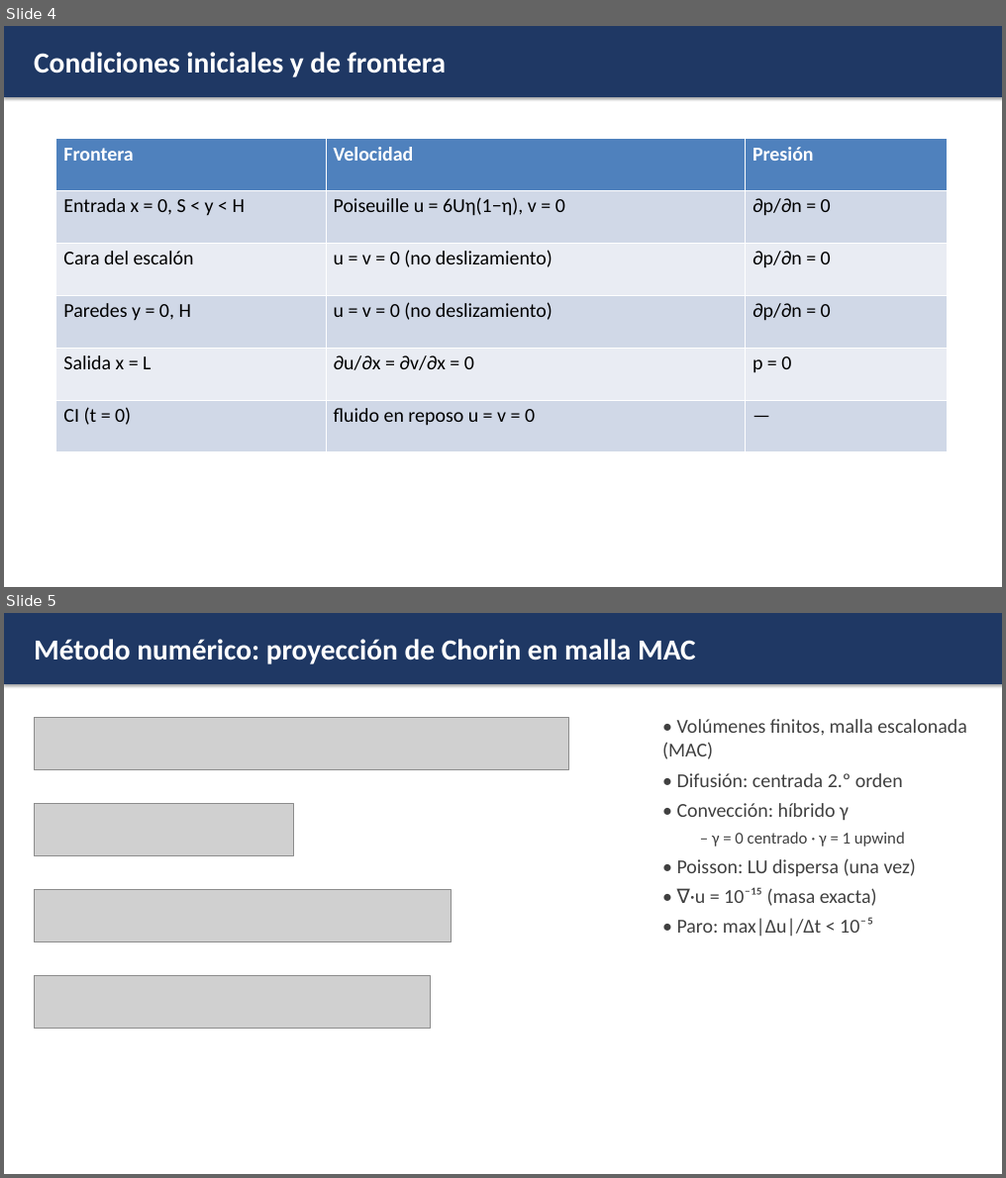
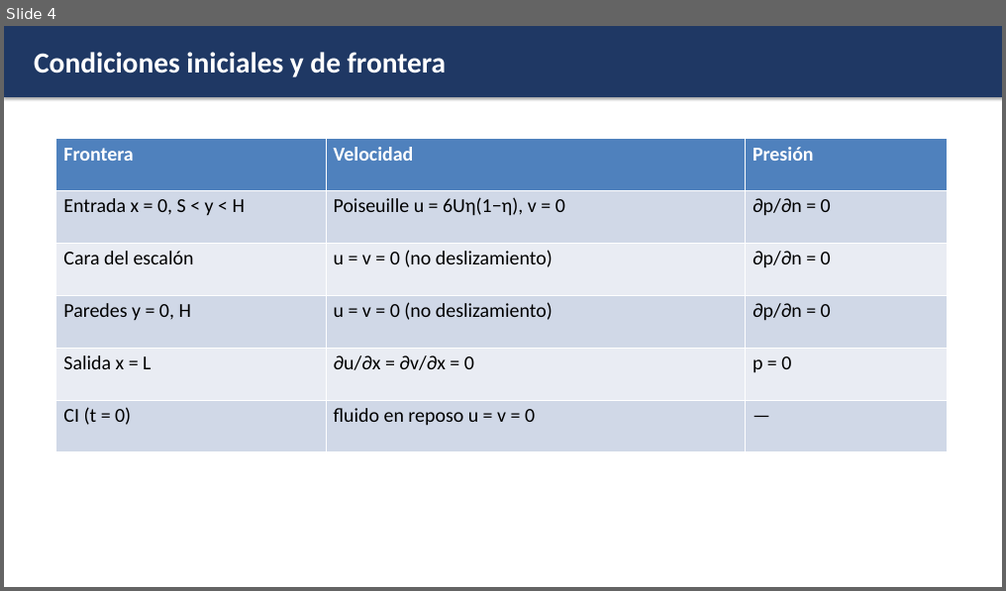
Before and after one commit to Ludwight/Ludwight, a slide deck: presentacion/presentacion.pptx. Shown one above the other, each under a label of ours: slides 4 and 5 before the commit, slide 4 after it. The pictures are 1006x1178 and 1006x591 pixels, drawn with LibreOffice and Linux fonts; fonts in the diff are those of the drawing; grey boxes stand for pictures. Boxes give left, top, right and bottom in pixels: in the first picture for what was removed or moved away, otherwise in the second. Text is boxed around its words. In the diff, an @@ line names an element or a change of style, - is before the commit and + after.

```diff
--- a/presentacion/presentacion.pptx
+++ b/presentacion/presentacion.pptx
@@ slide 5 removed at (x1=4, y1=613, x2=1002, y2=1174), background #FFFFFF @@
@@ rectangle removed at (x1=4, y1=613, x2=1002, y2=684) @@
-Método numérico: proyección de Chorin en malla MAC
@@ picture removed at (x1=34, y1=718, x2=568, y2=770) @@
@@ text removed at (x1=662, y1=719, x2=967, y2=937) @@
-• Volúmenes finitos, malla escalonada (MAC)
-• Difusión: centrada 2.º orden
-• Convección: híbrido γ
-  – γ = 0 centrado · γ = 1 upwind
-• Poisson: LU dispersa (una vez)
-• ∇·u = 10⁻¹⁵ (masa exacta)
-• Paro: max|Δu|/Δt < 10⁻⁵
@@ picture removed at (x1=34, y1=804, x2=293, y2=857) @@
@@ picture removed at (x1=34, y1=890, x2=450, y2=943) @@
@@ picture removed at (x1=34, y1=976, x2=430, y2=1029) @@
```
Also in this commit, not shown: 4 slides changed, 2 slides added, 1 other slide removed, 25 other files.
